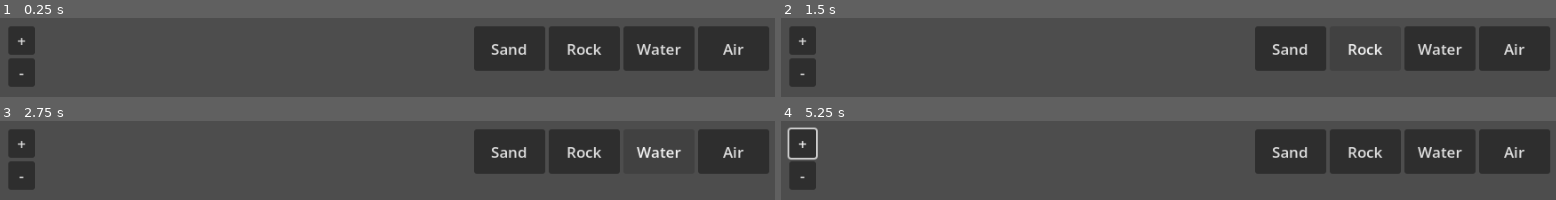
Above: before the commit, frames 1-4 (two rows, left to right).
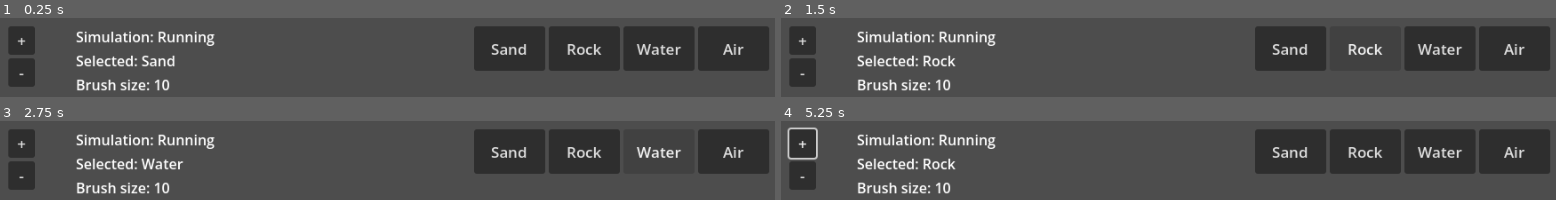
Above: after the commit, the same moments.

Repository: SachaJGregoire/sandbox
Game: Godot game, scene res://main.tscn
The game is run twice, just before and just after one commit, with the same random seed, the same clock (stepped at 60 frames per second) and the same inputs.
Inputs (mouse positions are in pixels of both pictures, inside the frame that each line leads up to):
- Up to frame 1 (0.25 s): no input
- Up to frame 2 (1.5 s): click "Sand" at 0.5 s; click "Rock" at 1.25 s
- Up to frame 3 (2.75 s): click "Water" at 2 s
- Up to frame 4 (5.25 s): click "Air" at 2.75 s; click "+" at 3.5 s; click "-" at 4.25 s; tap Enter at 5 s; move the mouse to (outside the picture) at 5.02 s; hold Up from 5.03 s (still down); tap R at 5.1 s; click (outside the picture) at 5.17 s

The runs differ from the first frame. In frame 1, 3.3% of the frame differs, in the area x 9-28%, y 16-93%; in frame 2, 3.3%; in frame 3, 3.4%; in frame 4, 3.3%.

Commit message:
more features :o

Diff:
--- a/main.tscn
+++ b/main.tscn
@@ -82,6 +82,42 @@
 theme_override_font_sizes/font_size = 17
 text = "-"
 
+[node name="CounterHBoxContainer" type="HBoxContainer" parent="TextureRect/CanvasLayer" unique_id=1278594361]
+offset_left = 565.0
+offset_top = 60.0
+offset_right = 977.0
+offset_bottom = 110.0
+
+[node name="SandCounter" type="Label" parent="TextureRect/CanvasLayer/CounterHBoxContainer" unique_id=103942938]
+custom_minimum_size = Vector2(80, 0)
+layout_mode = 2
+
+[node name="RockCounter" type="Label" parent="TextureRect/CanvasLayer/CounterHBoxContainer" unique_id=1767088428]
+custom_minimum_size = Vector2(80, 0)
+layout_mode = 2
+
+[node name="WaterCounter" type="Label" parent="TextureRect/CanvasLayer/CounterHBoxContainer" unique_id=293309223]
+custom_minimum_size = Vector2(80, 0)
+layout_mode = 2
+
+[node name="StatusVBoxContainer" type="VBoxContainer" parent="TextureRect/CanvasLayer" unique_id=1244601840]
+offset_left = 100.0
+offset_top = 24.0
+offset_right = 256.0
+offset_bottom = 101.0
+
+[node name="Simulation" type="Label" parent="TextureRect/CanvasLayer/StatusVBoxContainer" unique_id=184560283]
+layout_mode = 2
+text = "Simulation: Running"
+
+[node name="CurrentSelected" type="Label" parent="TextureRect/CanvasLayer/StatusVBoxContainer" unique_id=1933685055]
+layout_mode = 2
+text = "Selected: Sand"
+
+[node name="BrushSize" type="Label" parent="TextureRect/CanvasLayer/StatusVBoxContainer" unique_id=35564262]
+layout_mode = 2
+text = "Brush size: 10"
+
 [connection signal="pressed" from="TextureRect/CanvasLayer/RightHBoxContainer/SandButton" to="TextureRect" method="select_sand"]
 [connection signal="pressed" from="TextureRect/CanvasLayer/RightHBoxContainer/RockButton" to="TextureRect" method="select_stone"]
 [connection signal="pressed" from="TextureRect/CanvasLayer/RightHBoxContainer/WaterButton" to="TextureRect" method="select_water"]
--- a/texture_rect.gd
+++ b/texture_rect.gd
@@ -69,8 +69,8 @@
 	var data = PackedInt32Array()
 	data.resize(3)
 	data[0] = 0  # sand
-	data[1] = 0  # water
-	data[2] = 0  # stone
+	data[1] = 0  # rock
+	data[2] = 0  # water
 	return rd.storage_buffer_create(data.size() * 4, data.to_byte_array())
 
 func create_compute_pipeline() -> bool:
@@ -133,6 +133,11 @@
 		if uniform_sets[1].is_valid(): rd.free_rid(uniform_sets[1])
 
 
+const COLOR_AIR   = Color(0.1,  0.1,  0.1,  1.0)
+const COLOR_SAND  = Color(0.86, 0.73, 0.36, 1.0)
+const COLOR_WATER = Color(0.0,  0.4,  0.9,  1.0)
+const COLOR_STONE = Color(0.5,  0.5,  0.5,  1.0)
+const COLOR_VAPOR = Color(0.85, 0.90, 0.95, 0.45)
 
 func initialize_simple_pattern(texture_rid: RID) -> void:
 	var data = PackedFloat32Array()
@@ -142,28 +147,25 @@
 	for y in range(HEIGHT):
 		for x in range(WIDTH):
 			var idx = (y * WIDTH + x) * 4
-			var r = 0
-			var g = 0
-			var b = 0
-
-			# Floor
+			var color = COLOR_AIR
+
 			if y > 450 and y < 470 and x > 100 and x < 412:
-				r = 0.3; g = 0.3; b = 0.35 # Wall Color
-			# Walls
+				color = COLOR_STONE
+
 			if y > 350 and y <= 450 and (x > 100 and x < 120 or x > 392 and x < 412):
-				r = 0.3; g = 0.3; b = 0.35 # Wall Color
-
-			data[idx] = r
-			data[idx + 1] = g
-			data[idx + 2] = b
-			data[idx + 3] = 0
+				color = COLOR_STONE
+
+			data[idx] = color.r
+			data[idx + 1] = color.g
+			data[idx + 2] = color.b
+			data[idx + 3] = color.a
 
 	rd.texture_update(texture_rid, 0, data.to_byte_array())
 
 func read_counters() -> Array:
 	var raw  = rd.buffer_get_data(counter_buffer)
 	var ints = raw.to_int32_array()
-	return [ints[0], ints[1], ints[2]]  # [sand, water, stone]
+	return [ints[0], ints[1], ints[2]]  # [sand, rock, water]
 
 
 func _gui_input(event):
@@ -176,22 +178,29 @@
 
 		if event.keycode == KEY_SPACE:
 			is_frozen = !is_frozen
-			print("Simulation: ", "FROZEN" if is_frozen else "RUNNING")
+			if is_frozen:
+				$CanvasLayer/StatusVBoxContainer/Simulation.text = "Simulation: Frozen"
+			else:
+				$CanvasLayer/StatusVBoxContainer/Simulation.text = "Simulation: Running"
 		elif event.keycode == KEY_ESCAPE:
 			do_reset = true
-
 		elif event.keycode == KEY_UP:
 			increase_brush_size()
+			$CanvasLayer/StatusVBoxContainer/BrushSize.text = "Brush size: %d" % brush_size
 		elif event.keycode == KEY_DOWN:
 			decrease_brush_size()
-
+			$CanvasLayer/StatusVBoxContainer/BrushSize.text = "Brush size: %d" % brush_size
 		elif event.keycode == KEY_S:
+			$CanvasLayer/StatusVBoxContainer/CurrentSelected.text = "Selected: Sand"
 			select_sand()
 		elif event.keycode == KEY_R:
+			$CanvasLayer/StatusVBoxContainer/CurrentSelected.text = "Selected: Rock"
 			select_stone()
 		elif event.keycode == KEY_W:
+			$CanvasLayer/StatusVBoxContainer/CurrentSelected.text = "Selected: Water"
 			select_water()
 		elif event.keycode == KEY_A:
+			$CanvasLayer/StatusVBoxContainer/CurrentSelected.text = "Selected: Air"
 			select_air()
 
 
@@ -199,7 +208,7 @@
 	if not rd or not pipeline.is_valid():
 		return
 
-	for i in range(4):
+	for i in range(2):
 		total_frames += 1
 
 		var input_idx = current_texture_index
@@ -239,25 +248,26 @@
 
 	if total_frames % 30 == 0:
 		var counts = read_counters()
-		print("Sand: ", counts[0], " Water: ", counts[1], " Stone: ", counts[2])
-
+		$CanvasLayer/CounterHBoxContainer/SandCounter.text = "%d" % counts[0]
+		$CanvasLayer/CounterHBoxContainer/RockCounter.text = "%d" % counts[1]
+		$CanvasLayer/CounterHBoxContainer/WaterCounter.text = "%d" % counts[2]
 
 func select_sand() -> void:
 	selected_material = 1
-	print("Material: SAND")
+	$CanvasLayer/StatusVBoxContainer/CurrentSelected.text = "Selected: Sand"
 func select_stone() -> void:
 	selected_material = 2
-	print("Material: ROCK")
+	$CanvasLayer/StatusVBoxContainer/CurrentSelected.text = "Selected: Rock"
 func select_air() -> void:
 	selected_material = 3
-	print("Material: AIR")
+	$CanvasLayer/StatusVBoxContainer/CurrentSelected.text = "Selected: Air"
 func select_water() -> void:
 	selected_material = 4
-	print("Material: WATER")
+	$CanvasLayer/StatusVBoxContainer/CurrentSelected.text = "Selected: Water"
 
 func increase_brush_size() -> void:
 	brush_size = clamp(brush_size + 2, 3, 30)
-	print("Brush size: ", brush_size)
+	$CanvasLayer/StatusVBoxContainer/BrushSize.text = "Brush size: %d" % brush_size
 func decrease_brush_size() -> void:
 	brush_size = clamp(brush_size - 2, 3, 30)
-	print("Brush size: ", brush_size)
+	$CanvasLayer/StatusVBoxContainer/BrushSize.text = "Brush size: %d" % brush_size
Not shown, changed: sand.glsl
